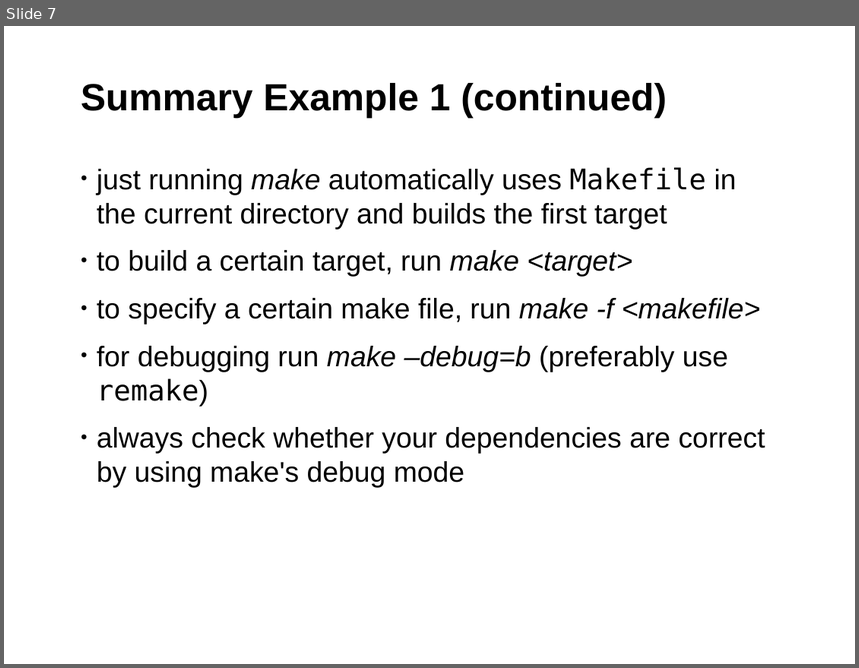
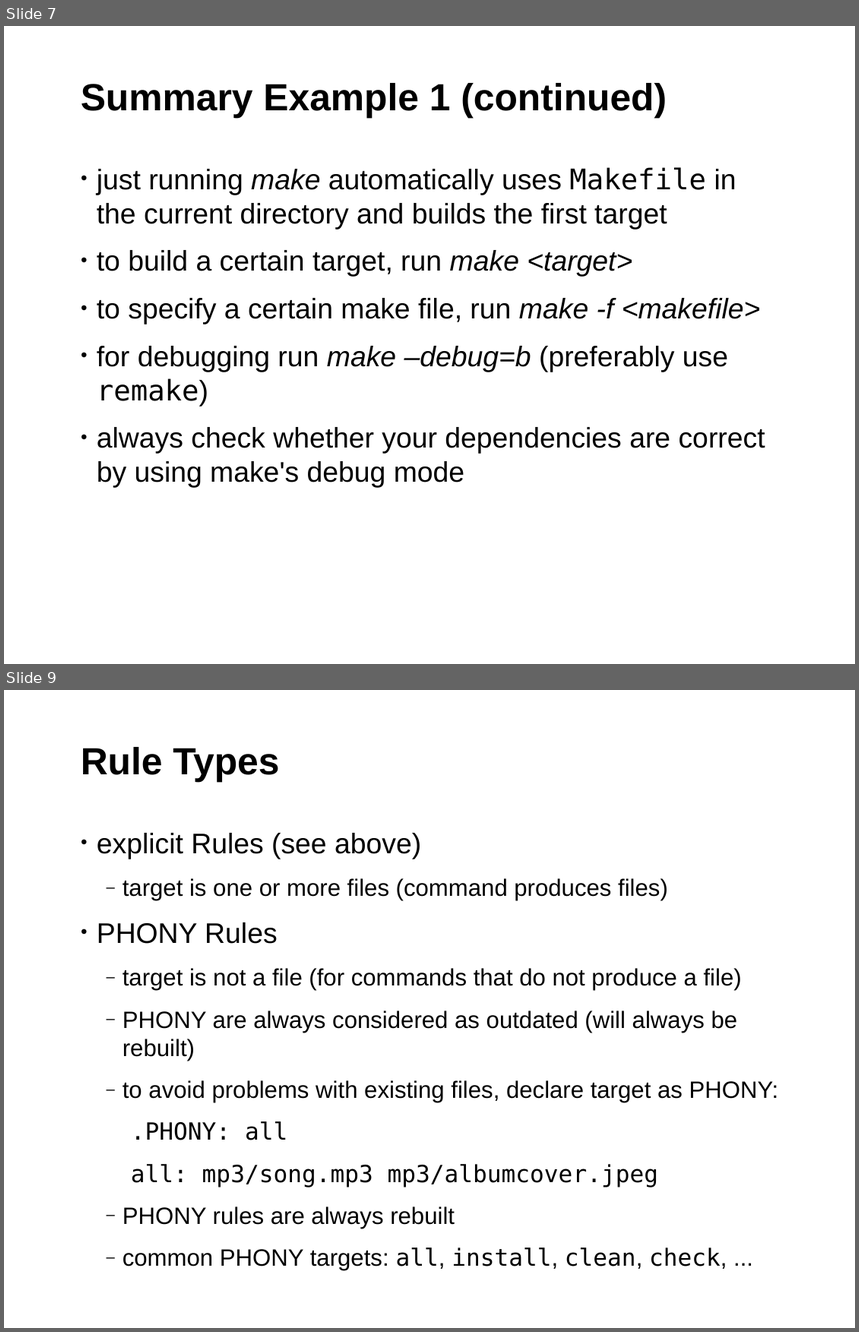
Before and after one commit to fsundermeyer/GNU_make_workshop, a slide deck: GNU_make_03_2015.odp. Shown one above the other, each under a label of ours: slide 7 before the commit, slides 7 and 9 after it; the slides between them are not shown. The pictures are 859x668 and 859x1332 pixels, drawn with LibreOffice and Linux fonts; fonts in the diff are those of the drawing; background and template pictures are left out. Boxes give left, top, right and bottom in pixels: in the first picture for what was removed or moved away, otherwise in the second. Text is boxed around its words. In the diff, an @@ line names an element or a change of style, - is before the commit and + after.

Commit message:
Part 2 of the GNU Make Workshop
Explaining rules, rule types, variables and vpath. The example contains an
enhanced version of the basic makefile using the stuff learned in this lesson.

```diff
--- a/GNU_make_03_2015.odp
+++ b/GNU_make_03_2015.odp
@@ slide 9 added at (4, 690, 855, 1328), background #FFFFFF; not listed: 1 template element that a slide beside it also shows @@
@@ title added at (81, 747, 279, 783), 32 pt, text #000000, bold @@
+Rule Types
@@ text added at (97, 833, 779, 1271), 20 pt, text #000000 @@
+• explicit Rules (see above)
+  ‒ target is one or more files (command produces files)
+• PHONY Rules
+  ‒ target is not a file (for commands that do not produce a file)
+  ‒ PHONY are always considered as outdated (will always be rebuilt)
+  ‒ to avoid problems with existing files, declare target as PHONY:
+.PHONY: all
+all: mp3/song.mp3 mp3/albumcover.jpeg
+  ‒ PHONY rules are always rebuilt
+  ‒ common PHONY targets: all, install, clean, check, ...
```
Also in this commit, not shown: 12 other slides added, 1 other file.
